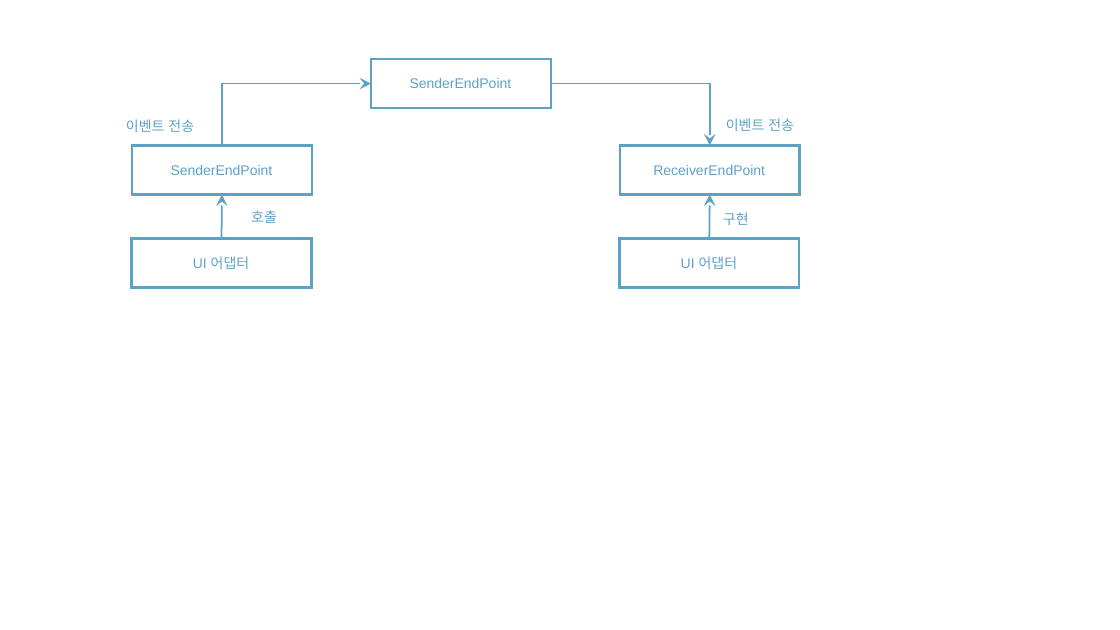
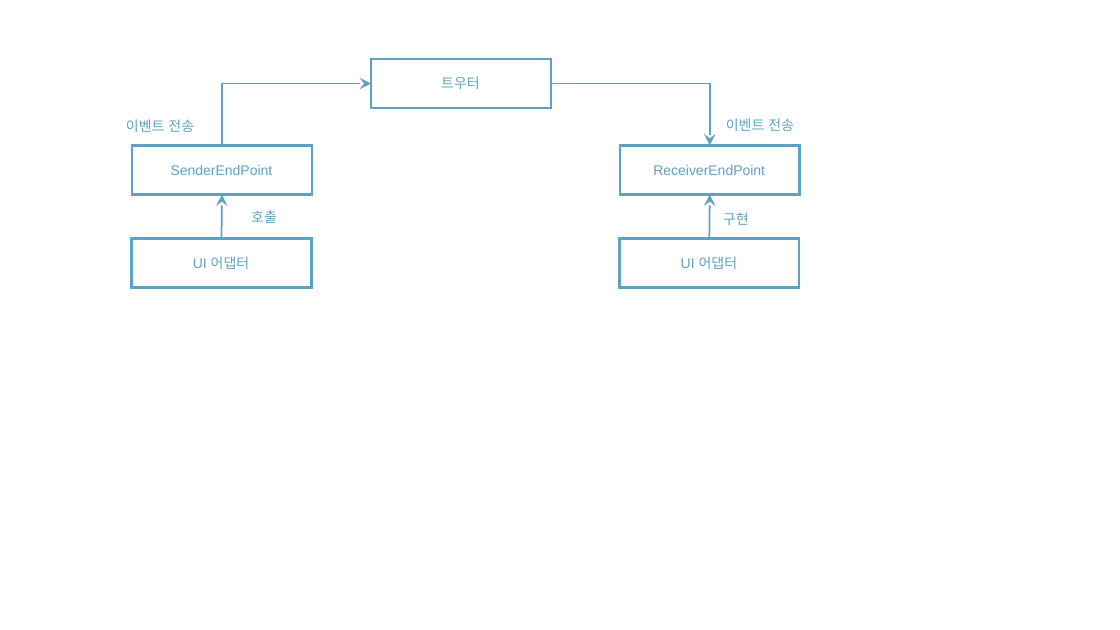
Before and after one commit to rudaks-han/book-summary, a slide deck: slide 5 of 실전자바소프트웨어/ref/프레젠테이션1.pptx. Drawn at 1120x630 pixels with LibreOffice and Linux fonts; fonts in the diff are those of the drawing. Boxes give left, top, right and bottom in pixels: in the first picture for what was removed or moved away, otherwise in the second. Text is boxed around its words. In the diff, an @@ line names an element or a change of style, - is before the commit and + after.

```diff
--- a/실전자바소프트웨어/ref/프레젠테이션1.pptx
+++ b/실전자바소프트웨어/ref/프레젠테이션1.pptx
@@ text at (x1=441, y1=76, x2=480, y2=89): text changed @@
-SenderEndPoint
+트우터
```
Also in this commit, not shown: 3 other files.
